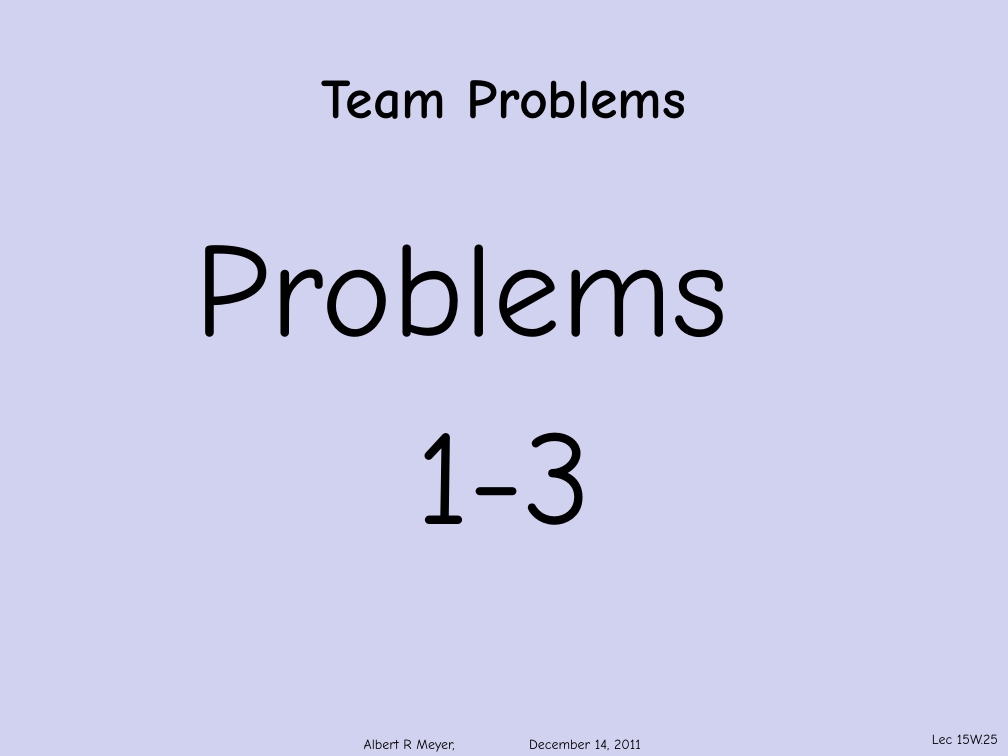
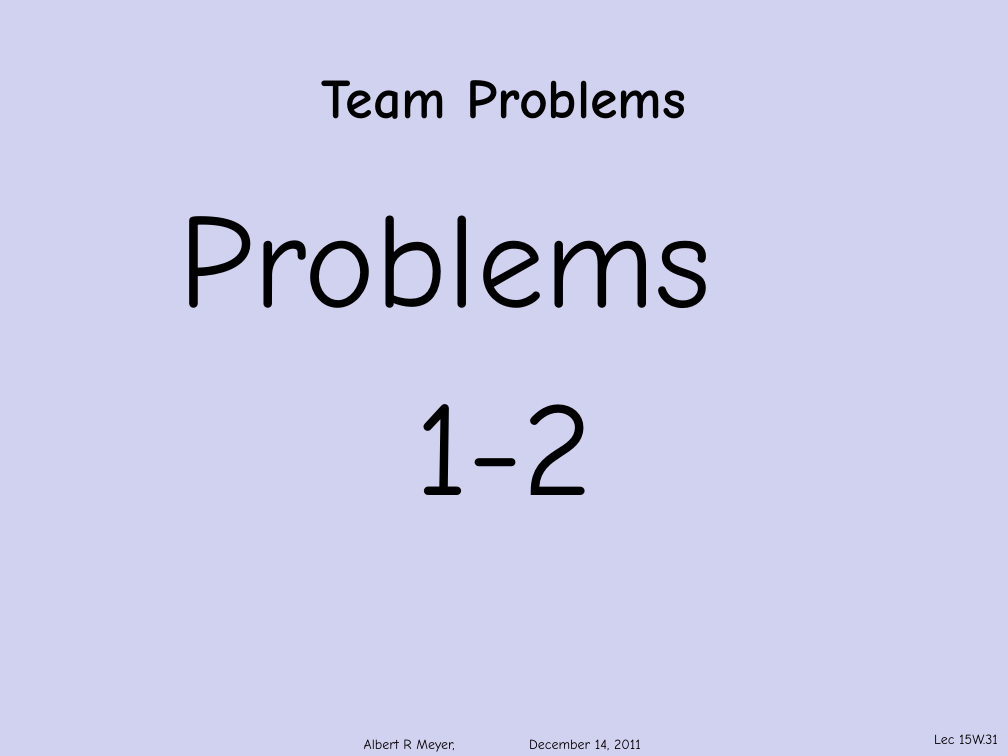
Before and after one commit to armeyer/mcs_web, a slide deck: slide 31 of fall11/slidesF11/slides15w.pptx (slide 25 before the commit). Drawn at 1008x756 pixels with LibreOffice and Linux fonts; fonts in the diff are those of the drawing; background and template pictures are left out. Boxes give left, top, right and bottom in pixels: in the first picture for what was removed or moved away, otherwise in the second. Text is boxed around its words. In the diff, an @@ line names an element or a change of style, - is before the commit and + after.

```diff
--- a/fall11/slidesF11/slides15w.pptx
+++ b/fall11/slidesF11/slides15w.pptx
@@ text "Problems": place and size @@
-text "Problems" at <box>195,244,728,525</box>
+text "Problems" at <box>178,215,711,495</box>
@@ text at <box>415,404,593,495</box>: text changed @@
-1-3
+1-2
@@ page number at <box>934,734,998,744</box>: text changed @@
-Lec 15W.25
+Lec 15W.31
```
Also in this commit, not shown: 19 other slides changed, 6 slides added, 1 other file.
